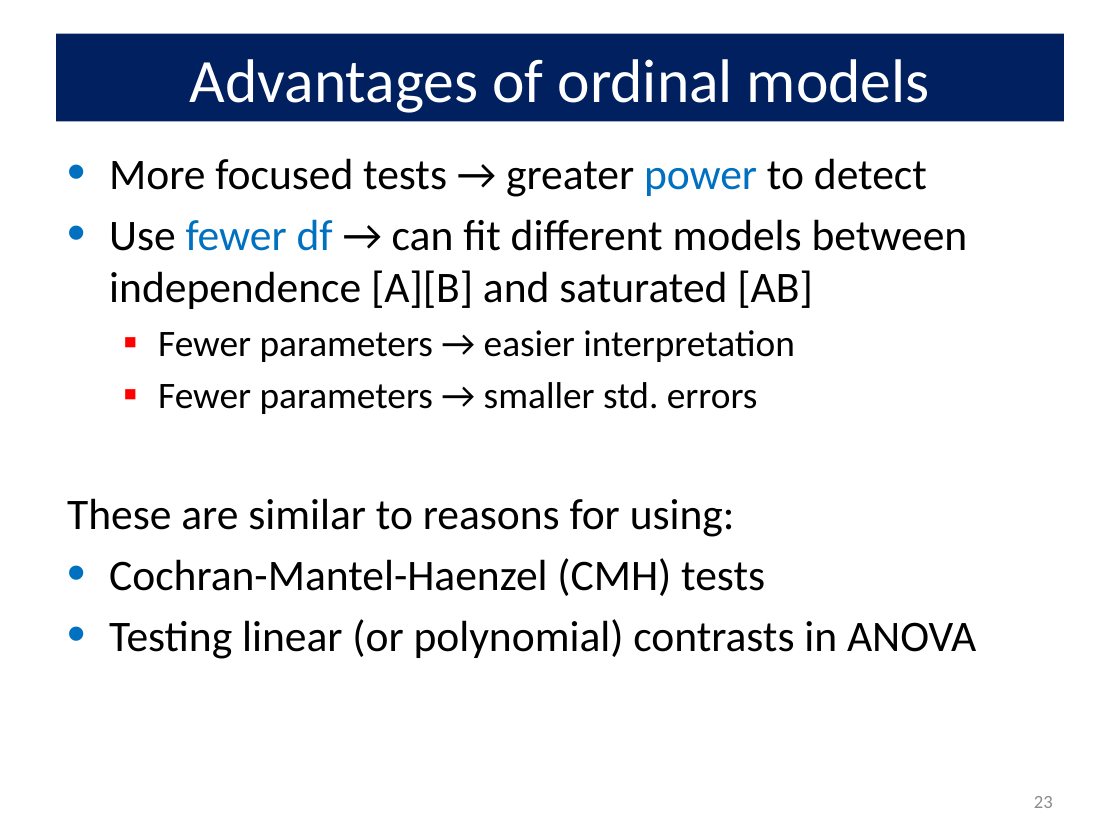
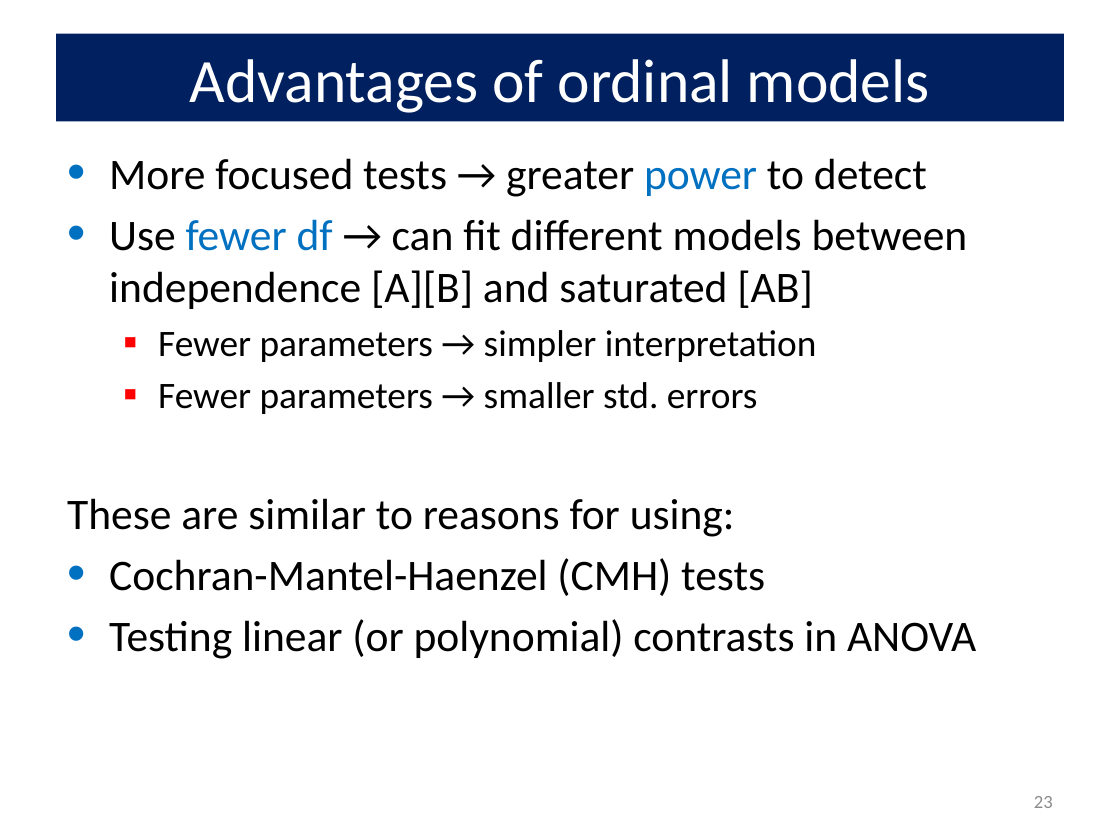
Before and after one commit to friendly/psy6136, a slide deck: slide 23 of lectures/08-Loglin2.pptx. Drawn at 1120x840 pixels with LibreOffice and Linux fonts; fonts in the diff are those of the drawing. Boxes give left, top, right and bottom in pixels: in the first picture for what was removed or moved away, otherwise in the second. Text is boxed around its words. In the diff, an @@ line names an element or a change of style, - is before the commit and + after.

```diff
--- a/lectures/08-Loglin2.pptx
+++ b/lectures/08-Loglin2.pptx
@@ text at (158, 330, 817, 362): text changed @@
-  ▪ Fewer parameters → easier interpretation
+  ▪ Fewer parameters → simpler interpretation
```
Also in this commit, not shown: 6 other slides changed, 4 other files.
